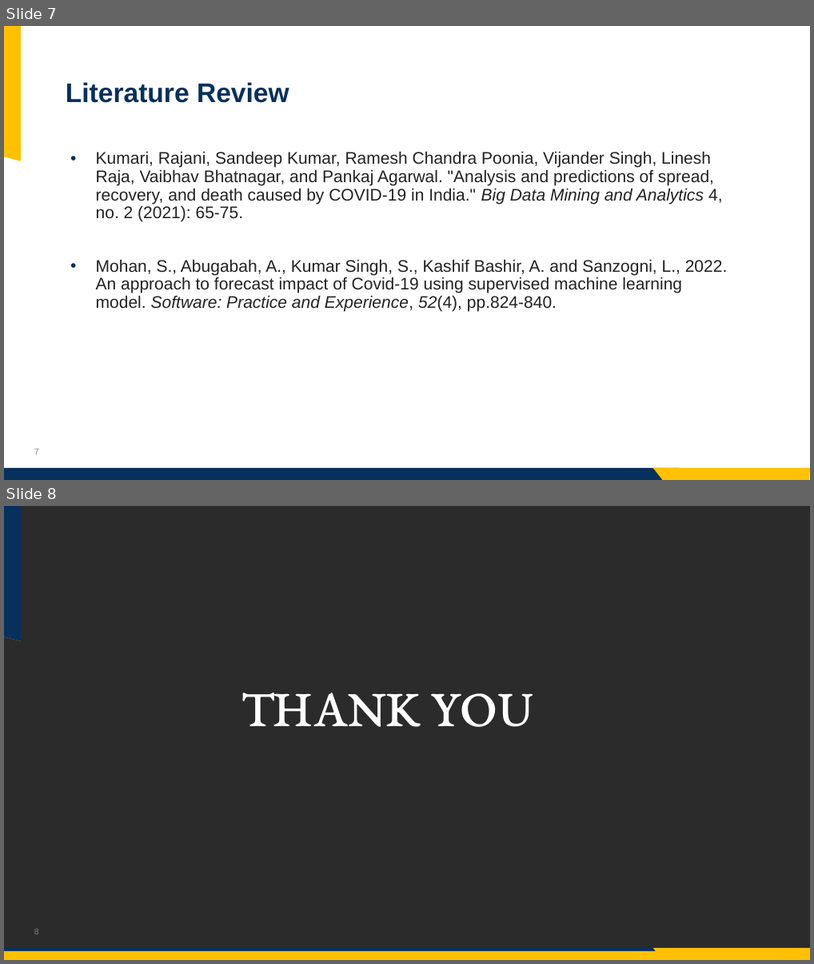
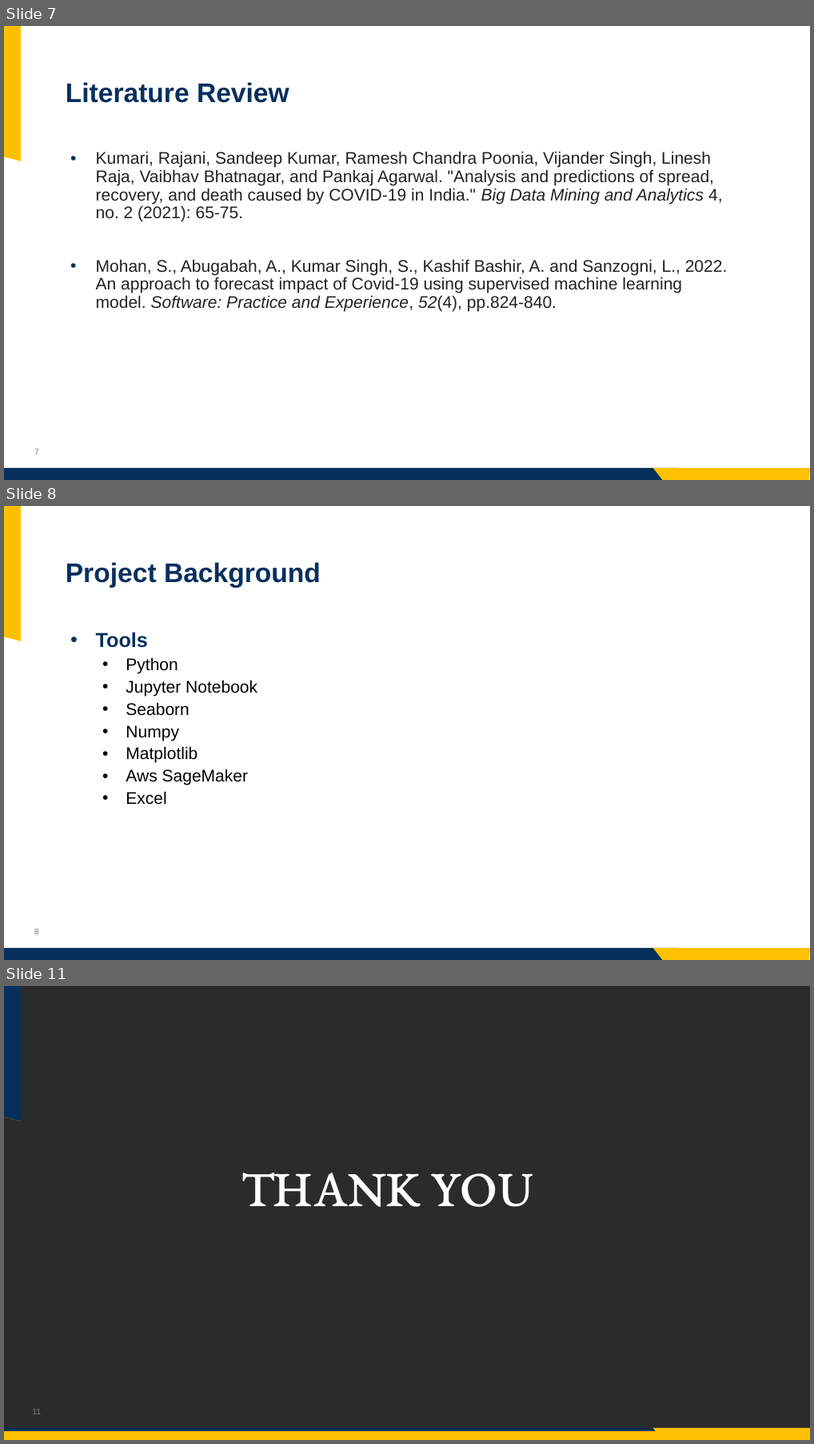
Before and after one commit to jashwanth08/SpringCapstone2023, a slide deck: presentataions/Presentation.pptx. Shown one above the other, each under a label of ours: slides 7 and 8 before the commit, slides 7, 8 and 11 after it; the slides between them are not shown. The pictures are 814x964 and 814x1444 pixels, drawn with LibreOffice and Linux fonts; fonts in the diff are those of the drawing; background and template pictures are left out; a plain dark background stands for a picture behind light text. Boxes give left, top, right and bottom in pixels: in the first picture for what was removed or moved away, otherwise in the second. Text is boxed around its words. In the diff, an @@ line names an element or a change of style, - is before the commit and + after.

```diff
--- a/presentataions/Presentation.pptx
+++ b/presentataions/Presentation.pptx
@@ slide 8 added at <box>4,506,810,960</box>, background picture (left out); not listed: 4 template elements that a slide beside it also shows @@
@@ title added at <box>66,562,321,588</box>, 32 pt, text #07305D, bold @@
+Project Background
@@ text added at <box>96,632,258,804</box>, 20 pt, text #000000 @@
+• Tools
+  • Python
+  • Jupyter Notebook
+  • Seaborn
+  • Numpy
+  • Matplotlib
+  • Aws SageMaker
+  • Excel
@@ what was slide 8 is now slide 11 @@
@@ page number at <box>32,1408,41,1414</box>: text changed @@
-8
+11
```
Also in this commit, not shown: 2 other slides added, 1 other file.
